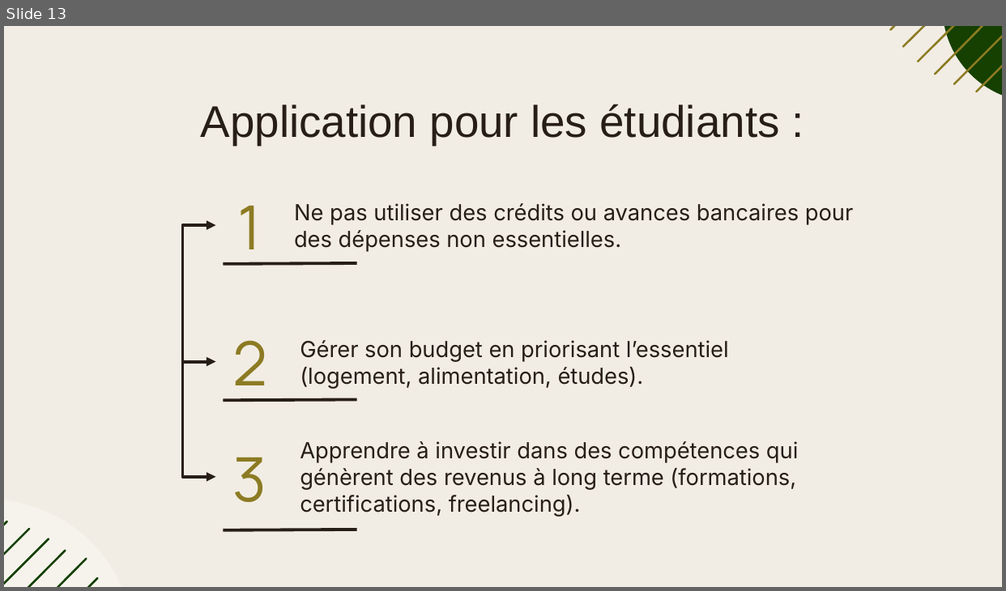
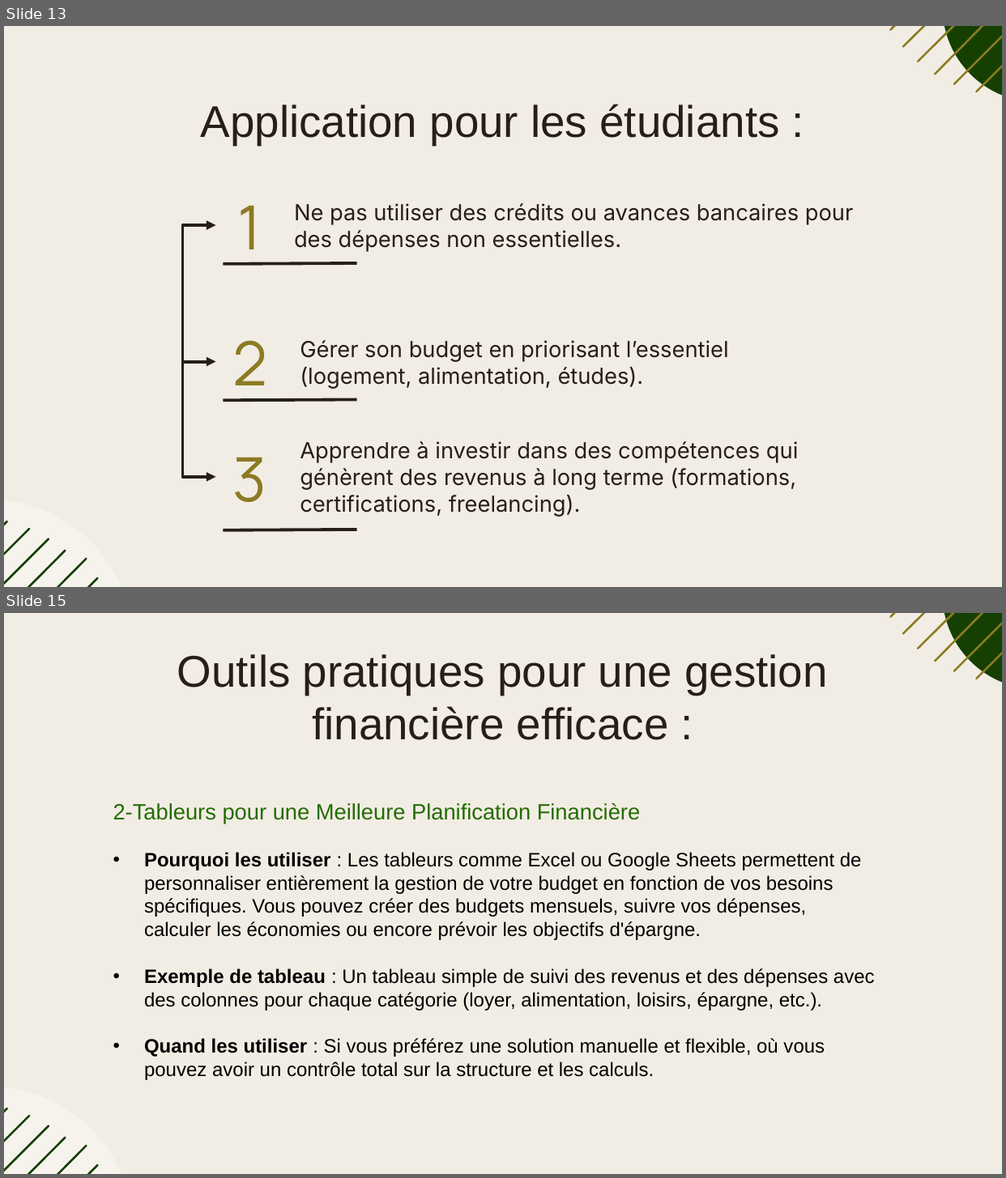
Before and after one commit to jaaysus/SoftSkillsPresentation, a slide deck: final.pptx. Shown one above the other, each under a label of ours: slide 13 before the commit, slides 13 and 15 after it; the slides between them are not shown. The pictures are 1006x591 and 1006x1178 pixels, drawn with LibreOffice and Linux fonts; fonts in the diff are those of the drawing. Boxes give left, top, right and bottom in pixels: in the first picture for what was removed or moved away, otherwise in the second. Text is boxed around its words. In the diff, an @@ line names an element or a change of style, - is before the commit and + after.

```diff
--- a/final.pptx
+++ b/final.pptx
@@ slide 15 added at (4, 613, 1002, 1174), background #F2EDE4; not listed: 14 template elements that a slide beside it also shows @@
@@ title added at (177, 654, 827, 740), 32 pt, text #261E17 @@
+Outils pratiques pour une gestion financière efficace :
@@ text added at (113, 803, 875, 1080), 14 pt, text #000000 @@
+2-Tableurs pour une Meilleure Planification Financière
+• Pourquoi les utiliser : Les tableurs comme Excel ou Google Sheets permettent de personnaliser entièrement la gestion de votre budget en fonction de vos besoins spécifiques. Vous pouvez créer des budgets mensuels, suivre vos dépenses, calculer les économies ou encore prévoir les objectifs d'épargne.
+• Exemple de tableau : Un tableau simple de suivi des revenus et des dépenses avec des colonnes pour chaque catégorie (loyer, alimentation, loisirs, épargne, etc.).
+• Quand les utiliser : Si vous préférez une solution manuelle et flexible, où vous pouvez avoir un contrôle total sur la structure et les calculs.
```
Also in this commit, not shown: 1 other slide added, 1 other file.
